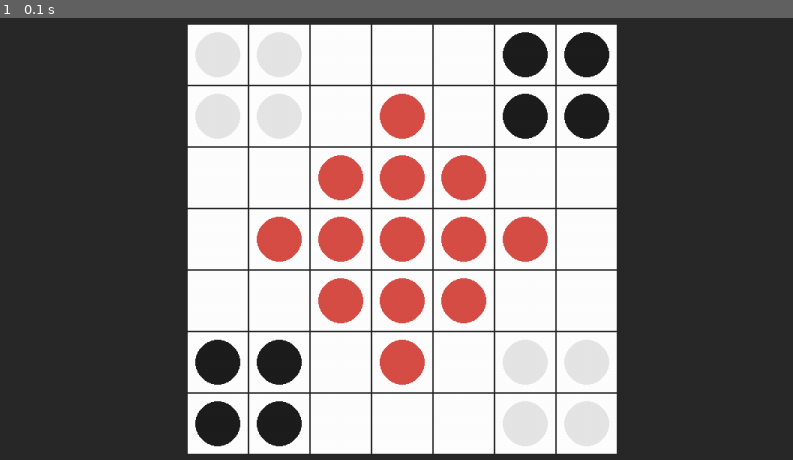
Above: before the commit, frame 1.
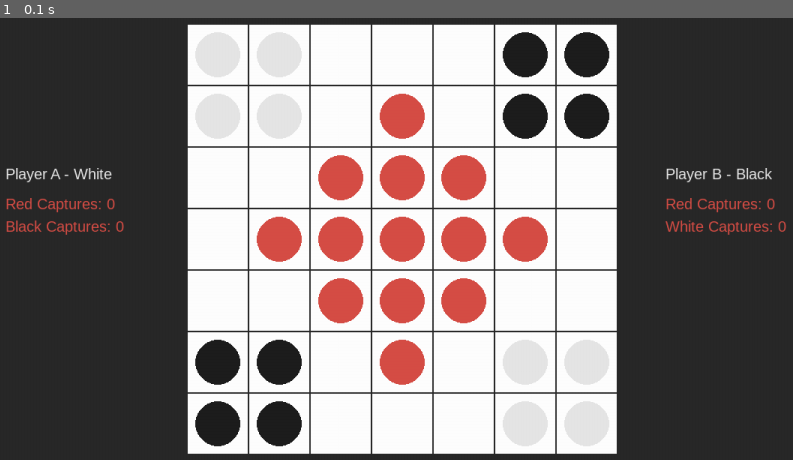
Above: after the commit, the same moment.

Repository: ravonnebyrd/Kuba
Game: pygame game, started from main.py
The game is run twice, just before and just after one commit, with the same random seed, the same clock (stepped at 60 frames per second) and the same inputs.
Inputs:
- Up to frame 1 (0.1 s): no input

The runs differ from the first frame. In frame 1, 1.0% of the frame differs, in the area x 0-100%, y 33-50%.

Commit message:
finished game, needs README and styling

Diff:
--- a/main.py
+++ b/main.py
@@ -1,6 +1,6 @@
 import pygame
 from KubaGame import KubaGame, Player, Board
-
+pygame.font.init()
 
 # setting the window
 WIDTH, HEIGHT = 1200, 800
@@ -24,6 +24,11 @@
 SQUARE_WIDTH = SQUARE_HEIGHT = 80
 SQUARE_MARGIN = 2
 COLUMNS = ROWS = 7
+
+# font constants
+CAPTURES_FONT = MARBLES_FONT = pygame.font.SysFont('helvetica', 20)
+WINNER_FONT = pygame.font.SysFont('lucidagrande', 80)
+
 
 FPS = 60
 
@@ -57,16 +62,47 @@
         top = top + SQUARE_HEIGHT + SQUARE_MARGIN
 
 
-def setup_window(grid):
+def draw_indicators(game, winner):
+    turn = None
+    won = None
+    player_a = CAPTURES_FONT.render("Player A - White", True, WHITE)
+    player_b = CAPTURES_FONT.render("Player B - Black", True, WHITE)
+    player_a_captures = CAPTURES_FONT.render("Red Captures: " + str(game.get_player_a().get_captured()), True, RED)
+    player_b_captures = CAPTURES_FONT.render("Red Captures: " + str(game.get_player_b().get_captured()), True, RED)
+    player_a_o_cap = CAPTURES_FONT.render("Black Captures: " + str(8 - game.get_board().get_count_black()), True, RED)
+    player_b_o_cap = CAPTURES_FONT.render("White Captures: " + str(8 - game.get_board().get_count_white()), True, RED)
+
+    if game.get_current_turn() == game.get_player_a().get_name():
+        turn = CAPTURES_FONT.render("Turn: White", True, WHITE)
+    elif game.get_current_turn() == game.get_player_b().get_name():
+        turn = CAPTURES_FONT.render("Turn: Black", True, WHITE)
+
+    if winner == game.get_player_a().get_name():
+        won = WINNER_FONT.render("WINNER: White", True, RED)
+    elif winner == game.get_player_b().get_name():
+        won = WINNER_FONT.render("WINNER: Black", True, RED)
+
+    WINDOW.blit(player_a, (70, 300))
+    WINDOW.blit(player_b, (950, 300))
+    WINDOW.blit(player_a_captures, (70, 340))
+    WINDOW.blit(player_b_captures, (950, 340))
+    WINDOW.blit(player_a_o_cap, (70, 370))
+    WINDOW.blit(player_b_o_cap, (950, 370))
+    if turn is not None:
+        WINDOW.blit(turn, (545, 700))
+    if won is not None:
+        WINDOW.blit(won, (350, 350))
+
+
+def setup_window(grid, game, winner):
     WINDOW.fill(BACKGROUND_COLOR)
     draw_grid(grid)
+    draw_indicators(game, winner)
     pygame.display.update()
 
 
-def make_move(game, player, coordinates, direction_coordinates):
+def make_move(game, player, row_md, column_md, row_mu, column_mu):
     direction = None
-    row_md, column_md = coordinates
-    row_mu, column_mu = direction_coordinates
 
     if row_mu > row_md:
         direction = 'B'
@@ -77,7 +113,7 @@
     if column_mu < column_md:
         direction = 'L'
 
-    return game.make_move(player, coordinates, direction)
+    return game.make_move(player, (row_md, column_md), direction)
 
 
 def main():
@@ -85,16 +121,10 @@
     clock = pygame.time.Clock()
 
     game = KubaGame(('player_a', 'W'), ('player_b', 'B'))
-    setup_window(game.get_board().get_board())
-    turn = 0
+    setup_window(game.get_board().get_board(), game, game.get_winner())
 
-    position_md = None
     column_new_md = None
     row_new_md = None
-
-    position_mu = None
-    column_new_mu = None
-    row_new_mu = None
 
     while run:
         clock.tick(FPS)
@@ -117,17 +147,17 @@
 
                 if row_new_md != row_new_mu or column_new_md != column_new_mu:
                     if game.get_marble((row_new_md, column_new_md)) == 'W':
-                        if make_move(game, 'player_a', (row_new_md, column_new_md), (row_new_mu, column_new_mu)):
-                            setup_window(game.get_board().get_board())
+                        if make_move(game, 'player_a', row_new_md, column_new_md, row_new_mu, column_new_mu):
+                            setup_window(game.get_board().get_board(), game, game.get_winner())
 
                     elif game.get_marble((row_new_md, column_new_md)) == 'B':
-                        if make_move(game, 'player_b', (row_new_md, column_new_md), (row_new_mu, column_new_mu)):
-                            setup_window(game.get_board().get_board())
+                        if make_move(game, 'player_b', row_new_md, column_new_md, row_new_mu, column_new_mu):
+                            setup_window(game.get_board().get_board(), game, game.get_winner())
 
         if game.get_winner() is not None:
-            run = False
+            setup_window(game.get_board().get_board(), game, game.get_winner())
 
-    pygame.quit()
+    main()
 
 
 if __name__ == "__main__":
